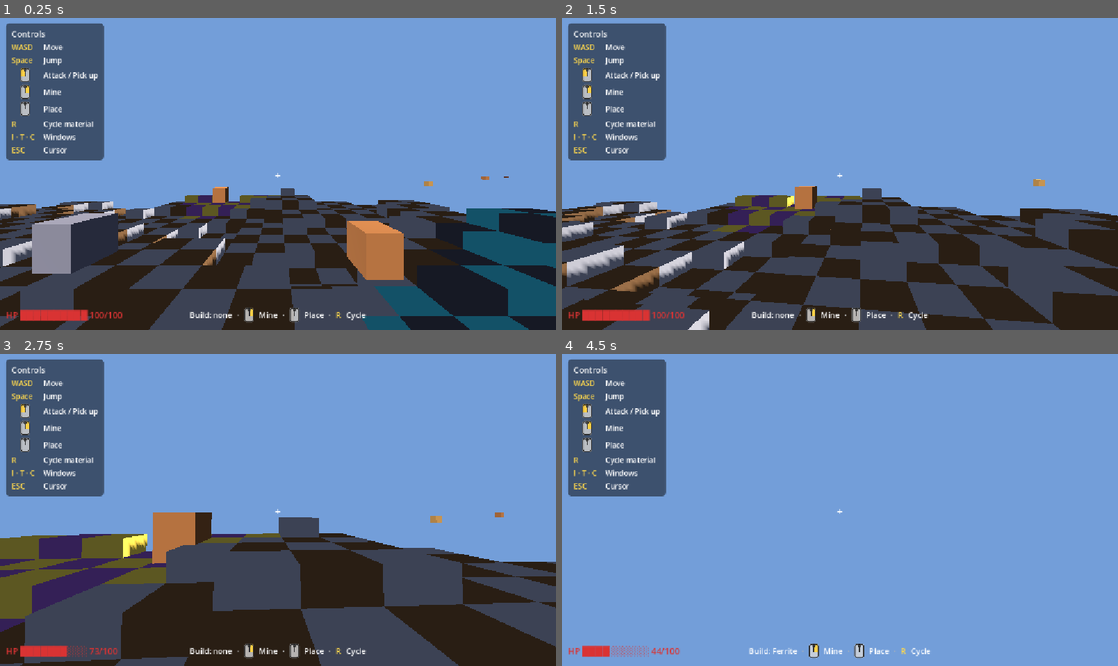
Above: before the commit, frames 1-4 (two rows, left to right).
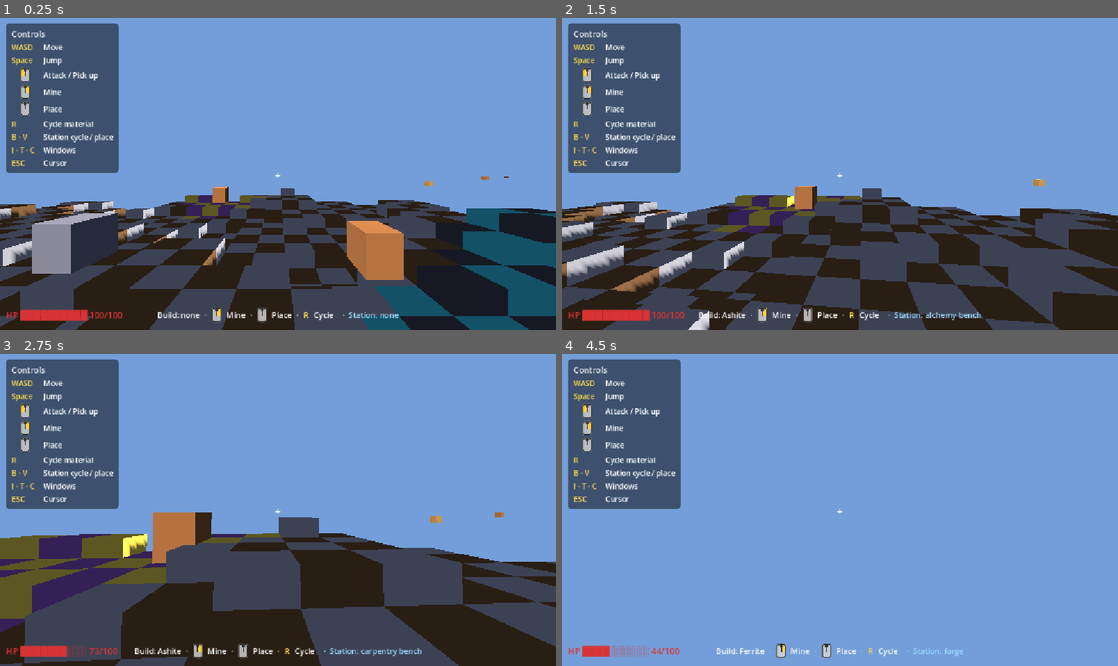
Above: after the commit, the same moments.

Repository: Tubaleviao/project-nihon
Game: Godot game, scene res://Main.tscn
The game is run twice, just before and just after one commit, with the same random seed, the same clock (stepped at 60 frames per second) and the same inputs.
Inputs (mouse positions are in pixels of both pictures, inside the frame that each line leads up to):
- Up to frame 1 (0.25 s): no input
- Up to frame 2 (1.5 s): tap Enter (ui_accept) at 0.5, 0.77 s; move the mouse to (867, 170) at 0.52 s; hold W from 0.53 s (still down); tap B at 0.6 s; click (867, 170) at 0.67 s; tap V at 0.8, 1.35 s; move the mouse to (812, 174) at 1.27 s
- Up to frame 3 (2.75 s): keep holding W; tap Enter (ui_accept) at 1.52 s; tap B at 1.55, 2.1 s; move the mouse to (289, 503) at 2.02 s; tap V at 2.3 s
- Up to frame 4 (4.5 s): keep holding W; move the mouse to (834, 513) at 2.77 s; tap V at 2.85, 3.8 s; click (834, 513) at 2.92 s; tap Enter (ui_accept) at 3.02, 3.77, 4.25 s; tap B at 3.05 s; move the mouse to (878, 513) at 3.52 s; tap F at 3.6 s; move the mouse to (795, 506) at 4.27 s; tap R at 4.35 s

The runs differ from the first frame. In frame 1, 3.0% of the frame differs, in the area x 1-72%, y 1-98%; in frame 2, 3.0%; in frame 3, 3.1%, in the area x 1-76%, y 1-98%; in frame 4, 3.0%.

Commit message:
fix(godot): wire station gating and tool durability into gameplay
- Scope durability tracking to non-stackable equipment via fabric `stackable`
  field (tools/weapons/armor/shields/unique tablets), excluding stackable
  materials, components, food, and potions whose durability models freshness,
  potency, or structural integrity instead of use-based wear.
- Consume the held pick's durability on mine_block; a broken pick blocks mining
  while bare-handed mining still works. find_tool() resolves the held tool.
- Derive placeable station types from recipe `station` fields in GameData
  (replaces the hardcoded STATION_TYPES list); B/V keys cycle and place a
  station, each with a visible in-world colour marker.
- Show the condition tier in the inventory durability readout, wiring up the
  previously-dead get_condition().
- Clarify use_item(): a use that drains the last durability point still
  succeeds (tool breaks as a result); only an already-broken tool blocks.
- Add tests for stackable exclusion, find_tool, and fabric-derived station
  types.

Diff:
--- a/src/core/game_root.gd
+++ b/src/core/game_root.gd
@@ -90,6 +90,7 @@
 	_crafting.technology_slice = _technology
 	_crafting.station_slice = _station
 	_station.player_slice = _player
+	_player.station_slice = _station
 	_technology.inventory_slice = _inventory
 	_voxel.terrain_slice      = _terrain
 	_voxel.inventory_slice    = _inventory
--- a/src/inventory/inventory_slice.gd
+++ b/src/inventory/inventory_slice.gd
@@ -57,9 +57,10 @@
 var _item_weight_cache: Dictionary = {}
 
 ## Durability tracking: item_id -> remaining durability points. Populated lazily
-## from GameData.ITEMS for items that declare a `durability` field (tools,
-## weapons, armor). Stacks of a durable item share one durability value — the
-## inventory models item_id -> quantity, not per-slot item instances.
+## from GameData.ITEMS for non-stackable items that declare a `durability` field
+## (tools, weapons, armour, shields, unique tablets). Stacks of a durable item
+## share one durability value — the inventory models item_id -> quantity, not
+## per-slot item instances.
 var _item_durability_cache: Dictionary = {}
 var _durability: Dictionary = {}
 
@@ -204,9 +205,11 @@
 	return "damaged"
 
 ## Use a held item for `action_type`. Returns true when the action is allowed
-## (item held and, for durable items, not already broken); false when blocked.
-## Using a durable item decrements its durability; crossing to 0 emits item_broke
-## and blocks the action from here on.
+## (item held and, for durable items, not already broken); false when blocked
+## (not held, or already broken). Using a durable item decrements its
+## durability; when it crosses to 0 the item breaks (item_broke emitted), but
+## the use that consumed the last point still counts as allowed — the tool
+## breaks AS A RESULT of the use, it does not pre-empt it.
 func use_item(item_id: String, action_type: String = "use") -> bool:
 	if _contents.get(item_id, 0) <= 0:
 		return false
@@ -221,8 +224,17 @@
 	GameBus.inventory_changed.emit()
 	if float(_durability[item_id]) <= 0.0:
 		GameBus.item_broke.emit(item_id)
-		return false
-	return true
+	return true
+
+## Find the first held durable item whose key contains `hint` (e.g. "Pick" for
+## mining, "Axe" for chopping). Returns the item_id, or "" when none is held.
+## This is a stopgap: the fabric has no structured tool-class field yet, so the
+## mining/chopping distinction is encoded in the item name.
+func find_tool(hint: String) -> String:
+	for item_id in _item_durability_cache:
+		if _contents.get(item_id, 0) > 0 and str(item_id).contains(hint):
+			return str(item_id)
+	return ""
 
 # ---------------------------------------------------------------------------
 # Private
@@ -296,15 +308,23 @@
 		if res != null:
 			_item_weight_cache[key] = float(res.get("weight"))
 
-## Build the durability cache from GameData.ITEMS: every item that declares a
-## `durability` field (tools, weapons, armor, some components) is tracked.
+## Build the durability cache from GameData.ITEMS: only non-stackable items
+## that declare a `durability` field (tools, weapons, armour, shields, unique
+## tablets) are tracked as per-instance durable equipment. Stackable items
+## (materials, components, food, potions, magical shards) also carry a
+## `durability` field, but it models freshness / potency / charge / structural
+## integrity — mechanics a per-use decrement must NOT apply to. `stackable` is
+## the fabric's own discriminator: equipment is always non-stackable.
 func _build_durability_cache() -> void:
 	for key in GameData.ITEMS:
 		var res: Resource = GameData.ITEMS[key]
-		if res != null:
-			var d = res.get("durability")
-			if d != null and float(d) > 0.0:
-				_item_durability_cache[key] = float(d)
+		if res == null:
+			continue
+		if bool(res.get("stackable")):
+			continue
+		var d = res.get("durability")
+		if d != null and float(d) > 0.0:
+			_item_durability_cache[key] = float(d)
 
 func _item_weight(item_id: String) -> float:
 	return float(_item_weight_cache.get(item_id, 0.0))
--- a/src/player/player_slice.gd
+++ b/src/player/player_slice.gd
@@ -42,6 +42,7 @@
 var _aimed_pickup_id: String = ""
 var _aimed_item_id: String = ""
 var _build_material_label: Label = null
+var _station_label: Label = null
 
 ## Aimed terrain block (mine/build target), updated every frame.
 var _aimed_block_hit: bool = false
@@ -58,6 +59,7 @@
 ## Set by game_root after all slices are instantiated.
 var creature_slice: Node = null
 var voxel_slice: Node = null
+var station_slice: Node = null
 
 func _ready() -> void:
 	_build_body()
@@ -118,6 +120,12 @@
 	# R key → cycle the build material.
 	if event is InputEventKey and event.pressed and event.keycode == KEY_R:
 		GameBus.block_cycle_material_requested.emit()
+	# B key → cycle the station type to place.
+	if event is InputEventKey and event.pressed and event.keycode == KEY_B:
+		_cycle_station_type()
+	# V key → place the selected station at the player's feet.
+	if event is InputEventKey and event.pressed and event.keycode == KEY_V:
+		_place_station()
 
 func get_position() -> Vector3:
 	return _body.global_position if _body else Vector3.ZERO
@@ -351,6 +359,11 @@
 	hint.add_child(cycle_key)
 	hint.add_child(_make_hint_label("Cycle"))
 
+	_station_label = Label.new()
+	_station_label.add_theme_font_size_override("font_size", 16)
+	_station_label.add_theme_color_override("font_color", Color(0.6, 0.85, 1.0))
+	hint.add_child(_station_label)
+
 	_refresh_build_hint()
 
 	_build_shortcuts_menu()
@@ -417,14 +430,41 @@
 		_aim_label.visible = true
 
 func _refresh_build_hint() -> void:
-	if _build_material_label == null:
-		return
-	var mat := ""
-	if voxel_slice != null and voxel_slice.has_method("get_place_material"):
-		mat = str(voxel_slice.get_place_material())
-	if mat == "":
-		mat = "none"
-	_build_material_label.text = "Build: %s" % mat
+	if _build_material_label != null:
+		var mat := ""
+		if voxel_slice != null and voxel_slice.has_method("get_place_material"):
+			mat = str(voxel_slice.get_place_material())
+		if mat == "":
+			mat = "none"
+		_build_material_label.text = "Build: %s" % mat
+	if _station_label != null:
+		var stype := ""
+		if station_slice != null and station_slice.has_method("get_place_station_type"):
+			stype = str(station_slice.get_place_station_type())
+		if stype == "":
+			stype = "none"
+		_station_label.text = "  ·  Station: %s" % stype
+
+
+func _cycle_station_type() -> void:
+	if station_slice == null or not station_slice.has_method("cycle_station_type"):
+		return
+	station_slice.cycle_station_type()
+	_refresh_build_hint()
+
+
+func _place_station() -> void:
+	if station_slice == null or not station_slice.has_method("place_station"):
+		return
+	var stype := ""
+	if station_slice.has_method("get_place_station_type"):
+		stype = str(station_slice.get_place_station_type())
+	if stype == "":
+		return
+	var pos := get_position()
+	pos.y -= 0.9   # sit the marker at the player's feet
+	station_slice.place_station(stype, pos)
+	_refresh_build_hint()
 
 
 func _make_mouse_icon(button: int) -> Control:
@@ -479,6 +519,7 @@
 	_add_mouse_row(vbox, MOUSE_BUTTON_RIGHT, "Mine")
 	_add_mouse_row(vbox, MOUSE_BUTTON_MIDDLE, "Place")
 	_add_key_row(vbox, "R", "Cycle material")
+	_add_key_row(vbox, "B · V", "Station cycle / place")
 	_add_key_row(vbox, "I · T · C", "Windows")
 	_add_key_row(vbox, "ESC", "Cursor")
 
--- a/src/terrain/voxel_slice.gd
+++ b/src/terrain/voxel_slice.gd
@@ -223,6 +223,13 @@
 	if current <= MIN_HEIGHT:
 		return { "success": false, "material": "", "quantity": 0, "position": world_pos }
 
+	# Tool durability: mining consumes the held pick. A broken pick blocks the
+	# mine; bare-handed (no pick) mining is still allowed.
+	var pick := _held_pick()
+	if pick != "" and inventory_slice != null and inventory_slice.has_method("use_item"):
+		if not inventory_slice.use_item(pick, "mine"):
+			return { "success": false, "material": "", "quantity": 0, "position": world_pos }
+
 	var new_h := maxf(current - STEP_HEIGHT, MIN_HEIGHT)
 	_edits[_tile_key(tile)] = new_h
 
@@ -403,6 +410,13 @@
 func _on_mine_requested(position: Vector3, normal: Vector3) -> void:
 	mine_block(position, normal)
 
+## The held mining pick's item_id, or "" when the player has none. Delegates to
+## the inventory's name-based tool lookup ("Pick" → FerritePick/VeilsteelPick).
+func _held_pick() -> String:
+	if inventory_slice == null or not inventory_slice.has_method("find_tool"):
+		return ""
+	return str(inventory_slice.find_tool("Pick"))
+
 func _on_place_requested(position: Vector3, normal: Vector3) -> void:
 	place_block(position, normal)
 
--- a/src/tests/test_suite.gd
+++ b/src/tests/test_suite.gd
@@ -75,8 +75,11 @@
 	_run_test("crafting: can_craft does not mutate",          _test_crafting_can_craft_no_mutate)
 	_run_test("station: gate blocks without nearby station",  _test_station_gate_blocks)
 	_run_test("station: gate passes when station nearby",     _test_station_gate_passes)
+	_run_test("station: types derived from fabric",           _test_station_types_from_fabric)
 	_run_test("durability: use decrements points",            _test_durability_use_decrements)
 	_run_test("durability: broken tool emits item_broke",     _test_durability_broken_emits)
+	_run_test("durability: stackable materials excluded",     _test_durability_stackable_excluded)
+	_run_test("durability: find_tool returns held pick",      _test_durability_find_tool)
 	_run_test("technology: recipe resolves to owning tech",    _test_technology_recipe_resolves_to_tech)
 	_run_test("technology: research requires prerequisite",    _test_technology_research_requires_prereq)
 	_run_test("technology: research consumes materials",       _test_technology_research_consumes_materials)
@@ -699,7 +702,7 @@
 	# Force the tool to one remaining point, then use it past the break.
 	inv._durability["FerritePick"] = 1.0
 	var ok := inv.use_item("FerritePick", "mine")
-	assert_false(ok, "use blocked when the tool breaks")
+	assert_true(ok, "the use that consumes the last point still succeeds")
 	assert_eq(broke.get("id", ""), "FerritePick", "item_broke emitted for FerritePick")
 	assert_eq(inv.get_durability("FerritePick"), 0.0, "durability clamped at 0")
 	# A broken tool blocks further use and re-emits item_broke.
@@ -708,6 +711,38 @@
 	assert_false(ok2, "broken tool blocks further use")
 	assert_eq(broke.get("id", ""), "FerritePick", "item_broke re-emitted on broken use")
 	inv.queue_free()
+
+func _test_durability_stackable_excluded() -> void:
+	var inv := InventorySlice.new()
+	add_child(inv)
+	# Stackable items carry a durability field (structural integrity / freshness)
+	# but must NOT be treated as per-instance equipment.
+	assert_false(inv.is_durable("FerriteIngot"), "stackable material is not durable equipment")
+	assert_false(inv.is_durable("ThornwoodPlank"), "stackable component is not durable equipment")
+	assert_false(inv.is_durable("FieldRations"), "stackable food is not durable equipment")
+	# Non-stackable tools / weapons / armour are durable.
+	assert_true(inv.is_durable("FerritePick"), "non-stackable tool is durable")
+	assert_true(inv.is_durable("VeilsteelLongsword"), "non-stackable weapon is durable")
+	assert_true(inv.is_durable("FerriteShield"), "non-stackable shield is durable")
+	inv.queue_free()
+
+func _test_durability_find_tool() -> void:
+	var inv := InventorySlice.new()
+	add_child(inv)
+	assert_eq(inv.find_tool("Pick"), "", "no tool held when inventory empty")
+	inv.add_item("FerritePick", 1)
+	assert_eq(inv.find_tool("Pick"), "FerritePick", "find_tool returns the held pick")
+	assert_eq(inv.find_tool("Axe"), "", "find_tool returns empty when no matching tool")
+	inv.queue_free()
+
+func _test_station_types_from_fabric() -> void:
+	var station := StationSlice.new()
+	add_child(station)
+	var types: Array = station.placeable_station_types()
+	assert_true(types.has("forge"), "forge derived from recipe station fields")
+	assert_true(types.has("alchemy bench"), "alchemy bench derived from recipe station fields")
+	assert_true(types.size() >= 2, "multiple station types exist")
+	station.queue_free()
 
 # ---------------------------------------------------------------------------
 # TechnologySlice tests (research gates)
--- a/src/ui/ui_slice.gd
+++ b/src/ui/ui_slice.gd
@@ -150,7 +150,12 @@
 	if cur < 0.0:
 		return ""
 	var max_d: float = inventory_slice.get_max_durability(item_id)
-	return "  [%d/%d]" % [int(cur), int(max_d)]
+	var cond := ""
+	if inventory_slice.has_method("get_condition"):
+		cond = str(inventory_slice.get_condition(item_id))
+	if cond == "pristine" or cond == "":
+		return "  [%d/%d]" % [int(cur), int(max_d)]
+	return "  [%d/%d %s]" % [int(cur), int(max_d), cond]
 
 ## One row per recipe: { id, can_craft, reason, inputs, outputs }.
 func crafting_rows() -> Array:
--- a/src/world/station_slice.gd
+++ b/src/world/station_slice.gd
@@ -1,10 +1,12 @@
 extends Node
-## Station slice — tracks placed crafting stations as world entities.
+## Station slice — tracks placed crafting stations as world entities with a
+## minimal visual marker. Stations gate recipes whose `station` field names a
+## required structure (forge, master forge, alchemy bench, …).
 ##
-## Stations gate recipes whose `station` field names a required structure
-## (forge, alchemy bench, carpentry bench, arcane forge, …). A recipe's
-## `station` string must match a placed station's type exactly — a "master
-## forge" is a distinct, higher-tier structure from a plain "forge".
+## The list of placeable station types is derived from the fabric: every
+## distinct non-empty `station` value across GameData.RECIPES. No type is
+## hardcoded here — add a recipe with a new `station` string and it becomes
+## placeable.
 ##
 ## Plug contract (GameBus signals emitted):
 ##   OUT : station_placed(station_id, type, position)
@@ -16,18 +18,9 @@
 ##   get_all_stations()                 -> Array
 ##   nearest_station(pos, type, radius) -> String    ("" if none in radius)
 ##   station_near_player(type, radius)  -> bool
-
-## Canonical station types from fabric recipe `station` fields. The slice is
-## type-agnostic (any string can be placed), but these document the known set.
-const STATION_TYPES: Array = [
-	"forge",
-	"master forge",
-	"arcane forge",
-	"alchemy bench",
-	"carpentry bench",
-	"masonry bench",
-	"void-shielded workshop",
-]
+##   placeable_station_types()          -> Array     (fabric-derived, sorted)
+##   get_place_station_type()           -> String    (current placement selection)
+##   cycle_station_type()               -> String    (advance the selection)
 
 ## Set by game_root so station_near_player can resolve the player's position.
 var player_slice: Node = null
@@ -36,21 +29,70 @@
 var _stations: Dictionary = {}
 var _next_id: int = 0
 
+## Visual markers keyed by station id (MeshInstance3D).
+var _markers: Dictionary = {}
+
+## Currently selected station type for placement (cycled via cycle_station_type).
+var _place_type: String = ""
+
 ## Manual player-position override used when player_slice is null (tests).
 var _player_position_override: Vector3 = Vector3.ZERO
 
 func set_player_position(pos: Vector3) -> void:
 	_player_position_override = pos
 
+## Distinct non-empty `station` values across GameData.RECIPES, sorted. This is
+## the fabric's authoritative list of placeable station types.
+func placeable_station_types() -> Array:
+	var types := {}
+	for key in GameData.RECIPES:
+		var res: Resource = GameData.RECIPES[key]
+		if res == null:
+			continue
+		var recipe = res.get("recipe")
+		if recipe is Dictionary:
+			var station: String = str(recipe.get("station", ""))
+			if station != "":
+				types[station] = true
+	var out: Array = types.keys()
+	out.sort()
+	return out
+
+## The currently selected station type for placement, lazily initialised to the
+## first fabric-derived type. Returns "" when no station type exists.
+func get_place_station_type() -> String:
+	if _place_type == "":
+		var types := placeable_station_types()
+		if not types.is_empty():
+			_place_type = str(types[0])
+	return _place_type
+
+## Advance the placement selection to the next fabric-derived station type.
+func cycle_station_type() -> String:
+	var types := placeable_station_types()
+	if types.is_empty():
+		_place_type = ""
+	else:
+		var idx: int = types.find(_place_type)
+		idx = (idx + 1) % types.size()
+		_place_type = str(types[idx])
+	return _place_type
+
 ## Place a station of `type` at `position`; returns its unique id.
 func place_station(type: String, position: Vector3) -> String:
 	var id := "station_%d" % _next_id
 	_next_id += 1
 	_stations[id] = { "id": id, "type": type, "position": position }
+	_add_marker(id, type, position)
 	GameBus.station_placed.emit(id, type, position)
 	return id
 
 func remove_station(station_id: String) -> void:
+	if _markers.has(station_id):
+		var m: Node = _markers[station_id]
+		if is_instance_valid(m):
+			m.queue_free()
+		_markers.erase(station_id)
 	_stations.erase(station_id)
 
 func get_station(station_id: String) -> Dictionary:
@@ -83,3 +125,24 @@
 	if player_slice != null and player_slice.has_method("get_position"):
 		return player_slice.get_position()
 	return _player_position_override
+
+## Spawn a small coloured box marker so a placed station is visible in-world.
+## The colour is derived deterministically from the type string, so every
+## station type gets a stable, distinct tint with no hardcoded palette.
+func _add_marker(id: String, type: String, position: Vector3) -> void:
+	var mesh := BoxMesh.new()
+	mesh.size = Vector3(1.0, 1.0, 1.0)
+	var mat := StandardMaterial3D.new()
+	mat.albedo_color = _station_color(type)
+	mat.roughness = 0.5
+	var inst := MeshInstance3D.new()
+	inst.mesh = mesh
+	inst.material_override = mat
+	inst.position = position
+	inst.name = "Station_%s" % id
+	add_child(inst)
+	_markers[id] = inst
+
+func _station_color(type: String) -> Color:
+	var hue := fmod(float(absi(hash(type))), 360.0) / 360.0
+	return Color.from_hsv(hue, 0.65, 0.85)
